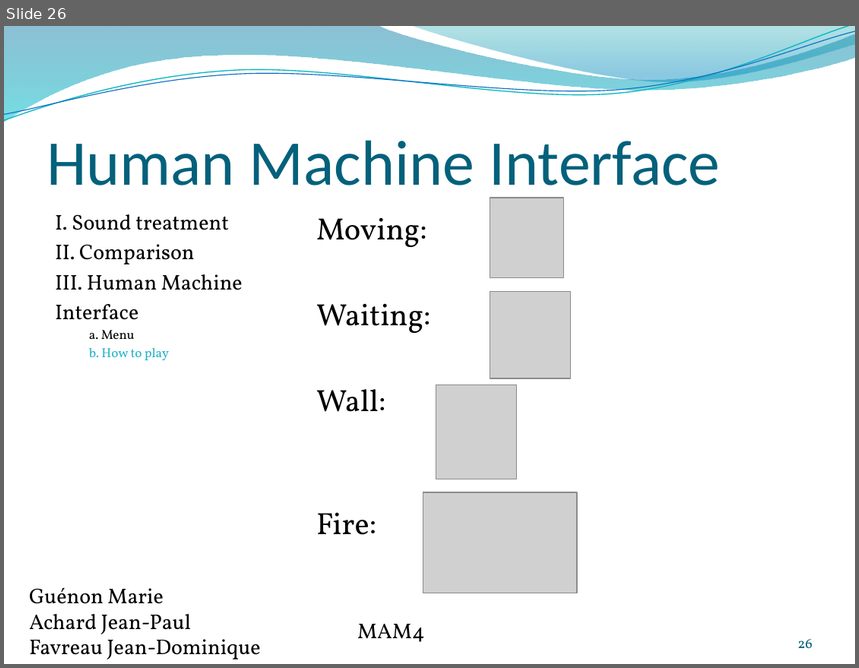
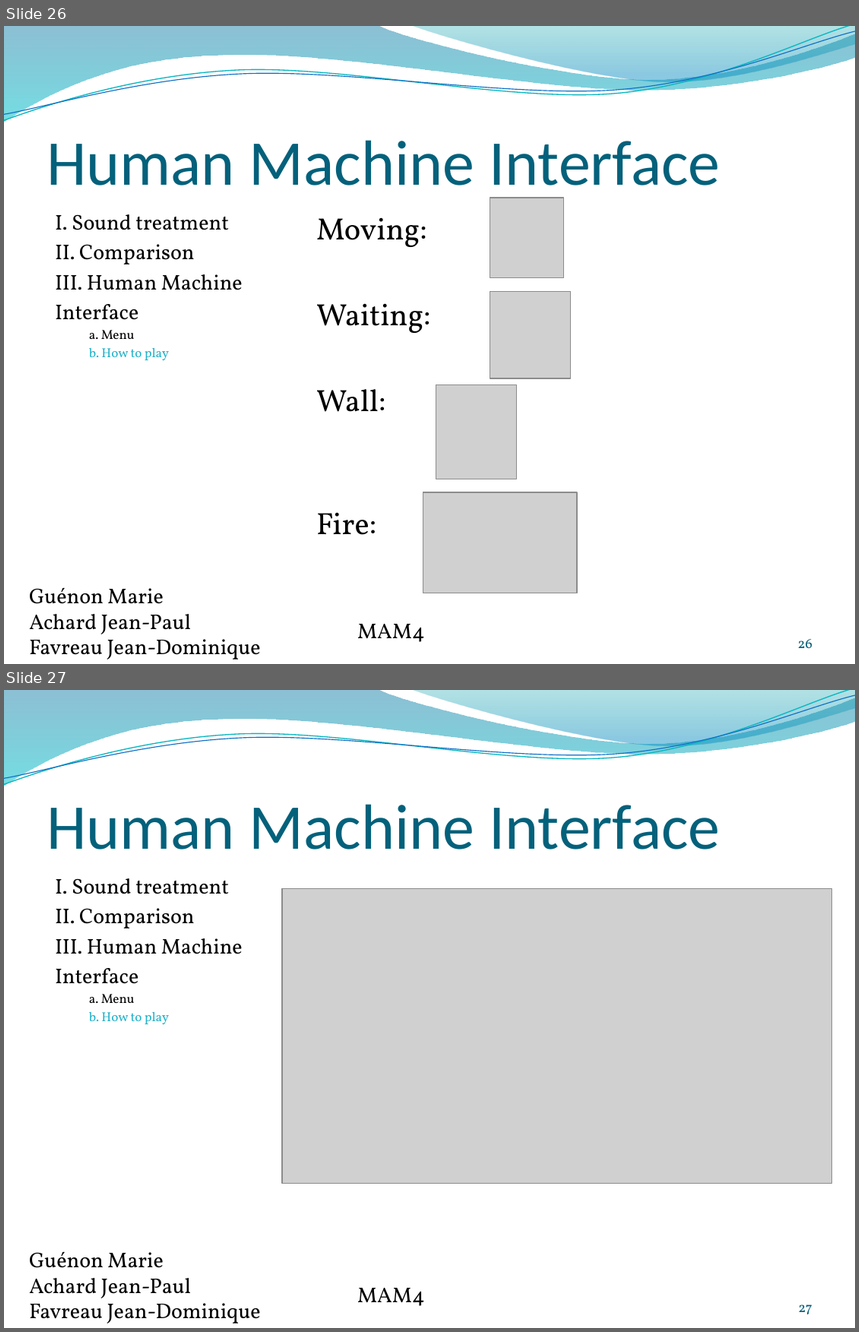
Before and after one commit to jeando/projetS7, a slide deck: annexes/Word_recognition.pptx. Shown one above the other, each under a label of ours: slide 26 before the commit, slides 26 and 27 after it. The pictures are 859x668 and 859x1332 pixels, drawn with LibreOffice and Linux fonts; fonts in the diff are those of the drawing; grey boxes stand for pictures; background and template pictures are left out. Boxes give left, top, right and bottom in pixels: in the first picture for what was removed or moved away, otherwise in the second. Text is boxed around its words. In the diff, an @@ line names an element or a change of style, - is before the commit and + after.

```diff
--- a/annexes/Word_recognition.pptx
+++ b/annexes/Word_recognition.pptx
@@ slide 27 added at (x1=4, y1=690, x2=855, y2=1328), background #FFFFFF; not listed: 4 template elements that a slide beside it also shows @@
@@ title added at (x1=47, y1=804, x2=720, y2=850), 54 pt, text #04617B @@
+Human Machine Interface
@@ text added at (x1=55, y1=878, x2=243, y2=1025), 18 pt, text #000000 @@
+I. Sound treatment
+II. Comparison
+III. Human Machine
+Interface
+  a. Menu
+  b. How to play
@@ picture added at (x1=282, y1=888, x2=832, y2=1184) @@
@@ text added at (x1=29, y1=1252, x2=261, y2=1324), 18 pt, text #000000 @@
+Guénon Marie
+Achard Jean-Paul
+Favreau Jean-Dominique
@@ text added at (x1=357, y1=1288, x2=425, y2=1306), 18 pt, text #000000 @@
+MAM4
@@ page number added at (x1=798, y1=1305, x2=813, y2=1315), 12 pt, text #045D75 @@
+27
```
Also in this commit, not shown: 1 slide changed, 1 other file.
